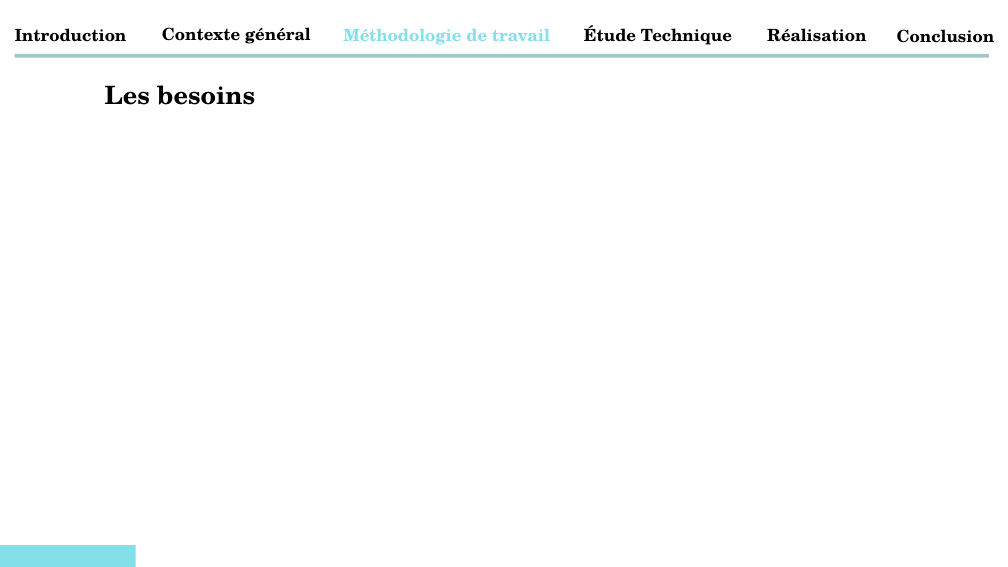
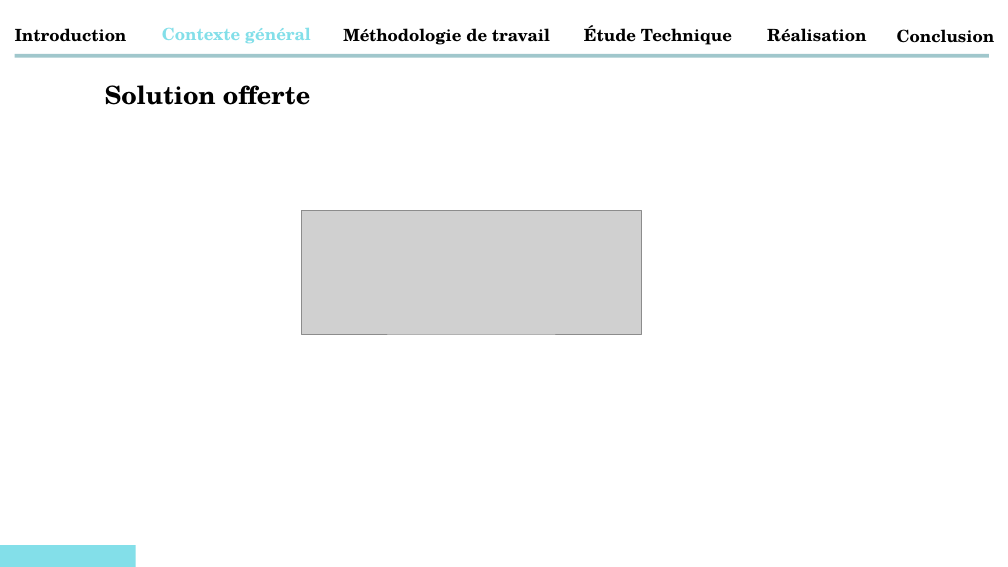
Before and after one commit to abdessamadtanafaat/AdminDashboard, a slide deck: slide 7 of PRESENTATION PFA/Presentatin PFA .pptx (slide 9 before the commit). Drawn at 1008x567 pixels with LibreOffice and Linux fonts; fonts in the diff are those of the drawing; grey boxes stand for pictures. Boxes give left, top, right and bottom in pixels: in the first picture for what was removed or moved away, otherwise in the second. Text is boxed around its words. In the diff, an @@ line names an element or a change of style, - is before the commit and + after.

```diff
--- a/PRESENTATION PFA/Presentatin PFA .pptx
+++ b/PRESENTATION PFA/Presentatin PFA .pptx
@@ text "Contexte général" at (x1=162, y1=27, x2=311, y2=44): text colour #000000 to #83DFE9 @@
@@ text "Méthodologie de travail" at (x1=343, y1=28, x2=550, y2=45): text colour #83DFE9 to #000000 @@
@@ text at (x1=105, y1=85, x2=310, y2=105): text changed @@
-Les besoins
+Solution offerte
@@ picture added at (x1=301, y1=211, x2=641, y2=334) @@
```
Also in this commit, not shown: 6 other slides changed, 11 slides added, 1 other file.
